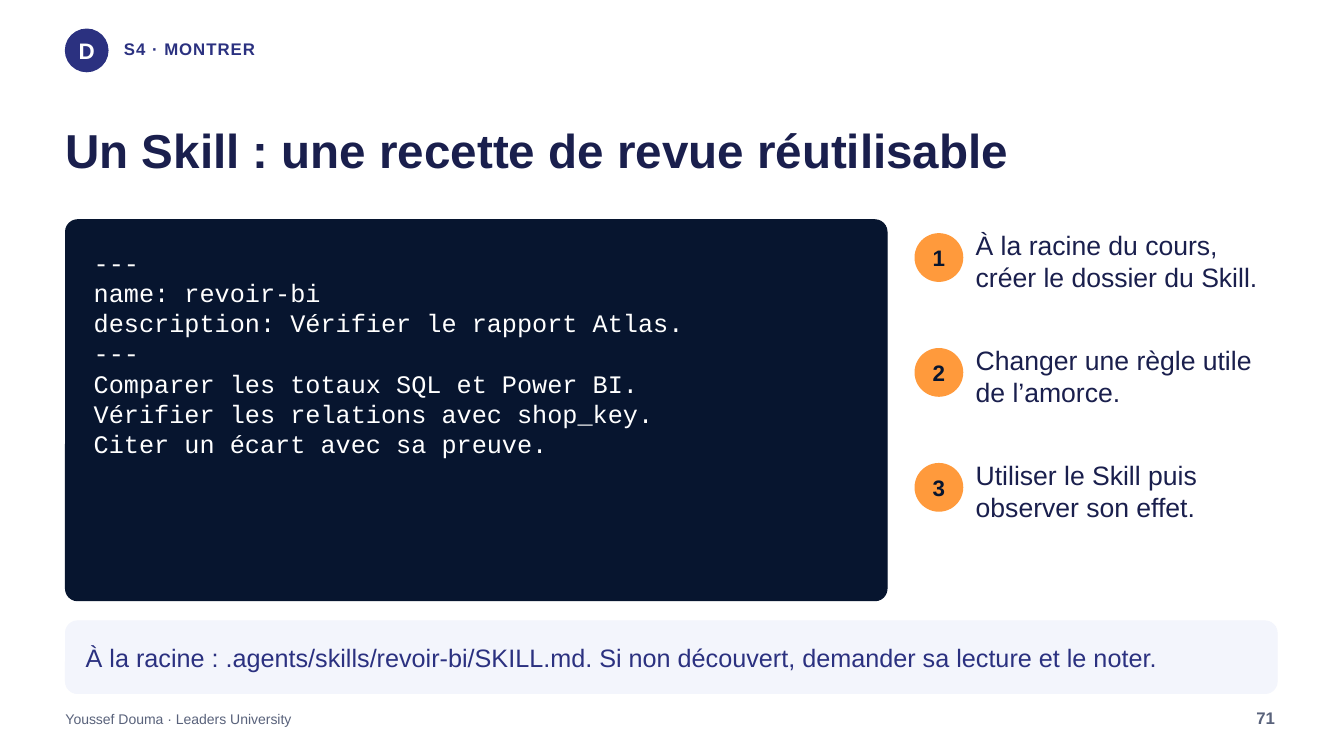
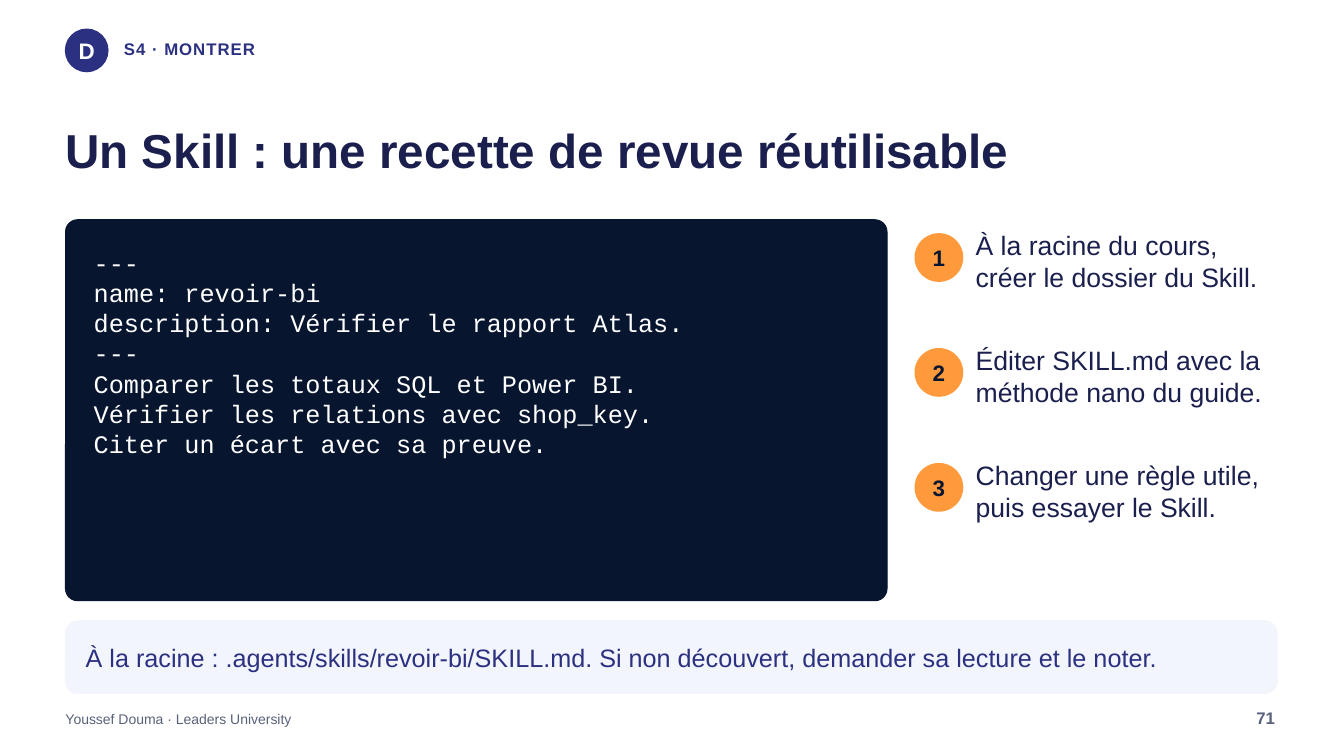
Before and after one commit to jodouma/leaders-bi-ia-etl-28h, a slide deck: slide 71 of presentation/Atlas_CODEX_BI_15h.pptx. Drawn at 1344x756 pixels with LibreOffice and Linux fonts; fonts in the diff are those of the drawing. Boxes give left, top, right and bottom in pixels: in the first picture for what was removed or moved away, otherwise in the second. Text is boxed around its words. In the diff, an @@ line names an element or a change of style, - is before the commit and + after.

Commit message:
cours-codex-bi-15h: v6-slides: Use French amount display and show nano editing controls

```diff
--- a/presentation/Atlas_CODEX_BI_15h.pptx
+++ b/presentation/Atlas_CODEX_BI_15h.pptx
@@ text at [976, 349, 1262, 407]: text changed @@
-Changer une règle utile de l’amorce.
+Éditer SKILL.md avec la méthode nano du guide.
@@ text at [976, 465, 1259, 522]: text changed @@
-Utiliser le Skill puis observer son effet.
+Changer une règle utile, puis essayer le Skill.
```
Also in this commit, not shown: 4 other slides changed, 4 other files.
